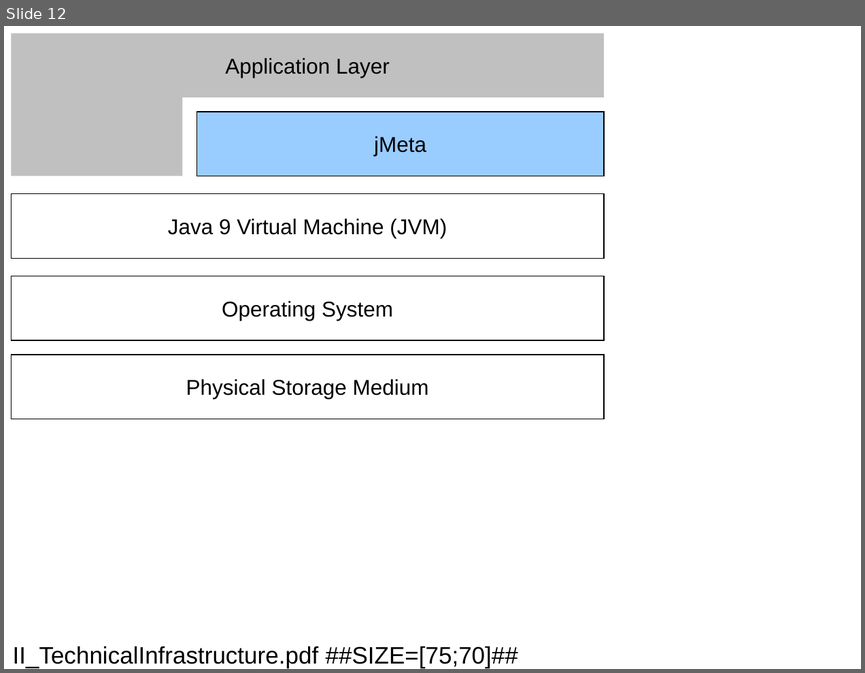
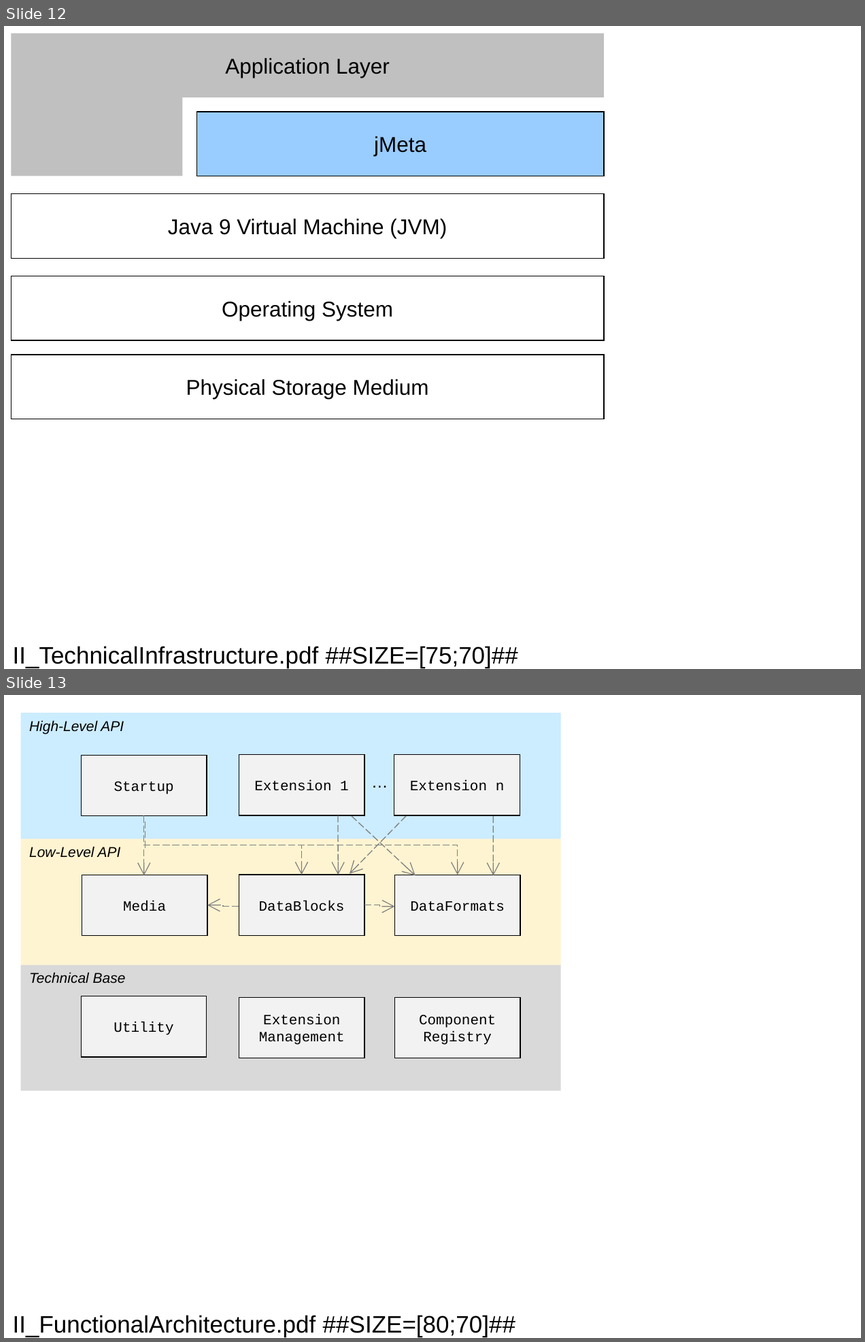
Before and after one commit to jebbard/jMeta, a slide deck: jMetaDocs/DesignConcept/figures/FiguresTotal.ppt. Shown one above the other, each under a label of ours: slide 12 before the commit, slides 12 and 13 after it. The pictures are 865x673 and 865x1342 pixels, drawn with LibreOffice and Linux fonts; fonts in the diff are those of the drawing. Boxes give left, top, right and bottom in pixels: in the first picture for what was removed or moved away, otherwise in the second. Text is boxed around its words. In the diff, an @@ line names an element or a change of style, - is before the commit and + after.

Commit message:
Migrated data blocks entirely to new media component
Former-commit-id: 39040b01debc16dcb3989b5bc547d113dd0d6a0e

```diff
--- a/jMetaDocs/DesignConcept/figures/FiguresTotal.ppt
+++ b/jMetaDocs/DesignConcept/figures/FiguresTotal.ppt
@@ slide 13 added at (4,695,861,1338), background #FFFFFF @@
@@ rectangle added at (21,713,561,839), fill #CCECFF, 12 pt, text #000000, italic @@
+High-Level API
@@ rectangle added at (81,755,207,816), fill #F2F2F2, outline #000000 0.74 pt, 12 pt, text #000000 @@
+Startup
@@ rectangle added at (239,754,364,815), fill #F2F2F2, outline #000000 0.74 pt, 12 pt, text #000000 @@
+Extension 1
@@ rectangle added at (394,754,520,815), fill #F2F2F2, outline #000000 0.74 pt, 12 pt, text #000000 @@
+Extension n
@@ text added at (363,767,396,796), 14 pt, text #000000 @@
+…
@@ elbow arrow added from (143, 816) to (301, 875), #7F7F7F 0.74 pt dashed @@
@@ elbow arrow added from (143, 816) to (458, 875), #7F7F7F 0.74 pt dashed @@
@@ arrow added from (338, 815) to (338, 875), #7F7F7F 0.74 pt dashed @@
@@ arrow added from (406, 816) to (349, 873), #7F7F7F 0.74 pt dashed @@
@@ arrow added from (352, 816) to (415, 876), #7F7F7F 0.74 pt dashed @@
@@ arrow added from (493, 816) to (493, 876), #7F7F7F 0.74 pt dashed @@
@@ elbow arrow added from (145, 821) to (143, 875), #7F7F7F 0.74 pt dashed @@
@@ rectangle added at (21,839,561,965), fill #FFF4D1, 12 pt, text #000000, italic @@
+Low-Level API
@@ rectangle added at (82,875,208,936), fill #F2F2F2, outline #000000 0.74 pt, 12 pt, text #000000 @@
+Media
@@ rectangle added at (239,875,364,936), fill #F2F2F2, outline #000000 0.74 pt, 12 pt, text #000000 @@
+DataBlocks
@@ rectangle added at (395,875,521,936), fill #F2F2F2, outline #000000 0.74 pt, 12 pt, text #000000 @@
+DataFormats
@@ elbow arrow added from (239, 906) to (207, 905), #7F7F7F 0.74 pt dashed @@
@@ elbow arrow added from (364, 905) to (395, 906), #7F7F7F 0.74 pt dashed @@
@@ rectangle added at (21,965,561,1091), fill #D9D9D9, 12 pt, text #000000, italic @@
+Technical Base
@@ rectangle added at (81,996,207,1057), fill #F2F2F2, outline #000000 0.74 pt, 12 pt, text #000000 @@
+Utility
@@ rectangle added at (239,998,364,1058), fill #F2F2F2, outline #000000 0.74 pt, 12 pt, text #000000 @@
+Extension Management
@@ rectangle added at (395,998,521,1058), fill #F2F2F2, outline #000000 0.74 pt, 12 pt, text #000000 @@
+Component Registry
@@ title added at (13,1314,515,1337), 20 pt, text #000000 @@
+II_FunctionalArchitecture.pdf ##SIZE=[80;70]##
```
Also in this commit, not shown: 4 slides changed, 1 slide removed, 51 other files.
